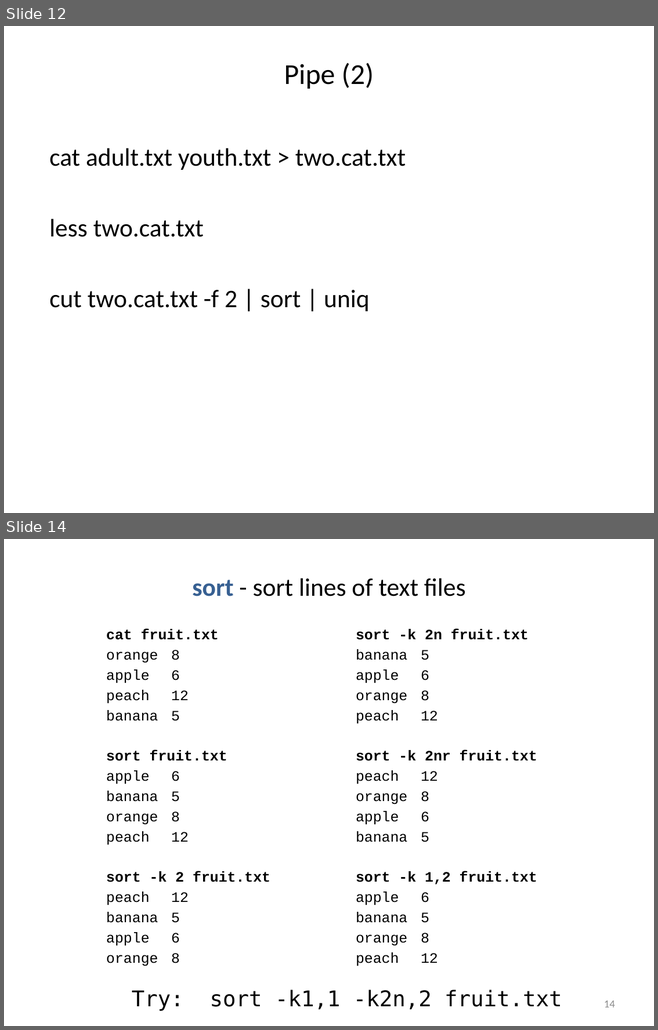
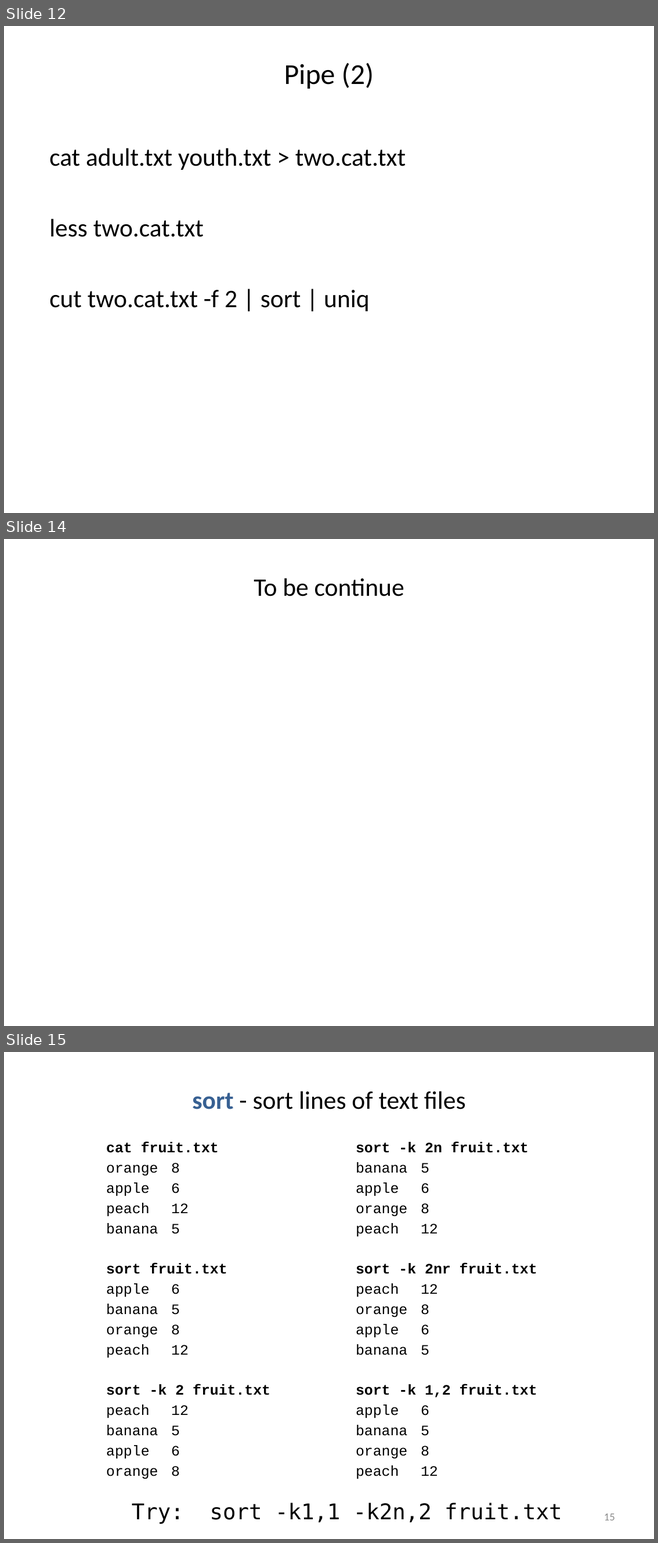
Before and after one commit to liu3zhenlab/teaching, a slide deck: PLPTH813Bioinformatis/2023/labs/lab02_unix.pptx. Shown one above the other, each under a label of ours: slides 12 and 14 before the commit, slides 12, 14 and 15 after it; the slides between them are not shown. The pictures are 658x1030 and 658x1543 pixels, drawn with LibreOffice and Linux fonts; fonts in the diff are those of the drawing. Boxes give left, top, right and bottom in pixels: in the first picture for what was removed or moved away, otherwise in the second. Text is boxed around its words. In the diff, an @@ line names an element or a change of style, - is before the commit and + after.

```diff
--- a/PLPTH813Bioinformatis/2023/labs/lab02_unix.pptx
+++ b/PLPTH813Bioinformatis/2023/labs/lab02_unix.pptx
@@ slide 14 added at [4,539,654,1026], background #FFFFFF @@
@@ title added at [253,578,404,596], 28 pt, text #000000 @@
+To be continue
@@ what was slide 14 is now slide 15 @@
@@ page number at [604,1514,615,1521]: text changed @@
-14
+15
```
Also in this commit, not shown: 2 slides changed, 7 other files.
